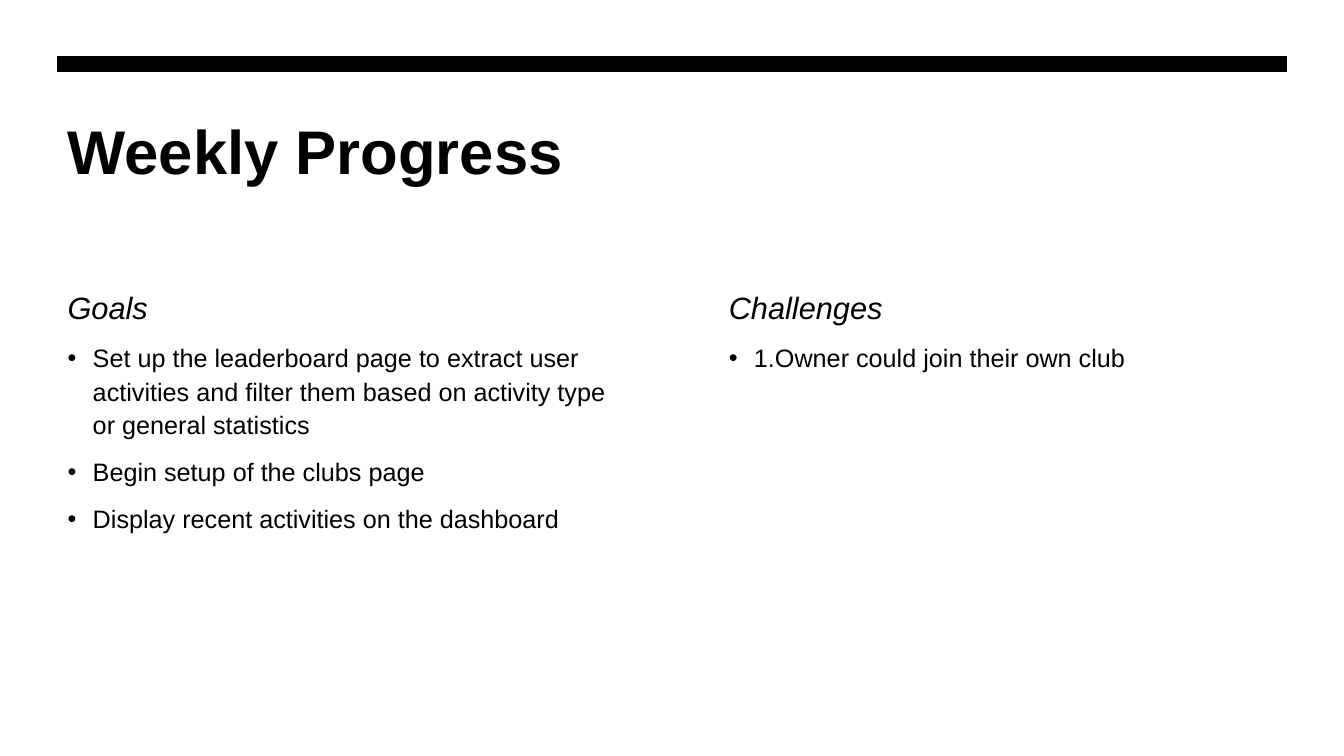
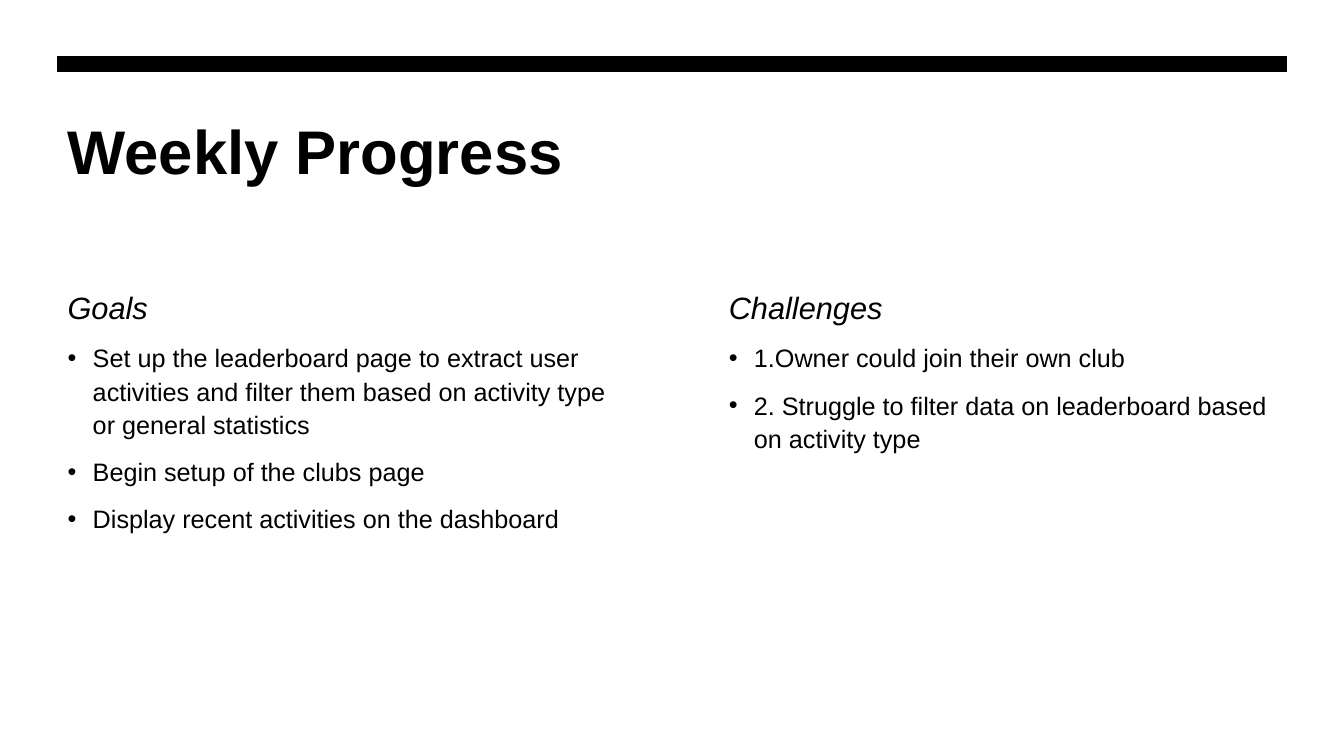
Before and after one commit to jjdeuce06/VulcanActivityTracker, a slide deck: slide 2 of Documentation/Weekly Report/week4/CMSC-4920-Group2-Week4.pptx. Drawn at 1344x756 pixels with LibreOffice and Linux fonts; fonts in the diff are those of the drawing. Boxes give left, top, right and bottom in pixels: in the first picture for what was removed or moved away, otherwise in the second. Text is boxed around its words. In the diff, an @@ line names an element or a change of style, - is before the commit and + after.

Commit message:
Edited week 4 powerpoint

```diff
--- a/Documentation/Weekly Report/week4/CMSC-4920-Group2-Week4.pptx
+++ b/Documentation/Weekly Report/week4/CMSC-4920-Group2-Week4.pptx
@@ text at (754, 396, 1267, 454): paragraph added @@
+• 2. Struggle to filter data on leaderboard based on activity type
```
